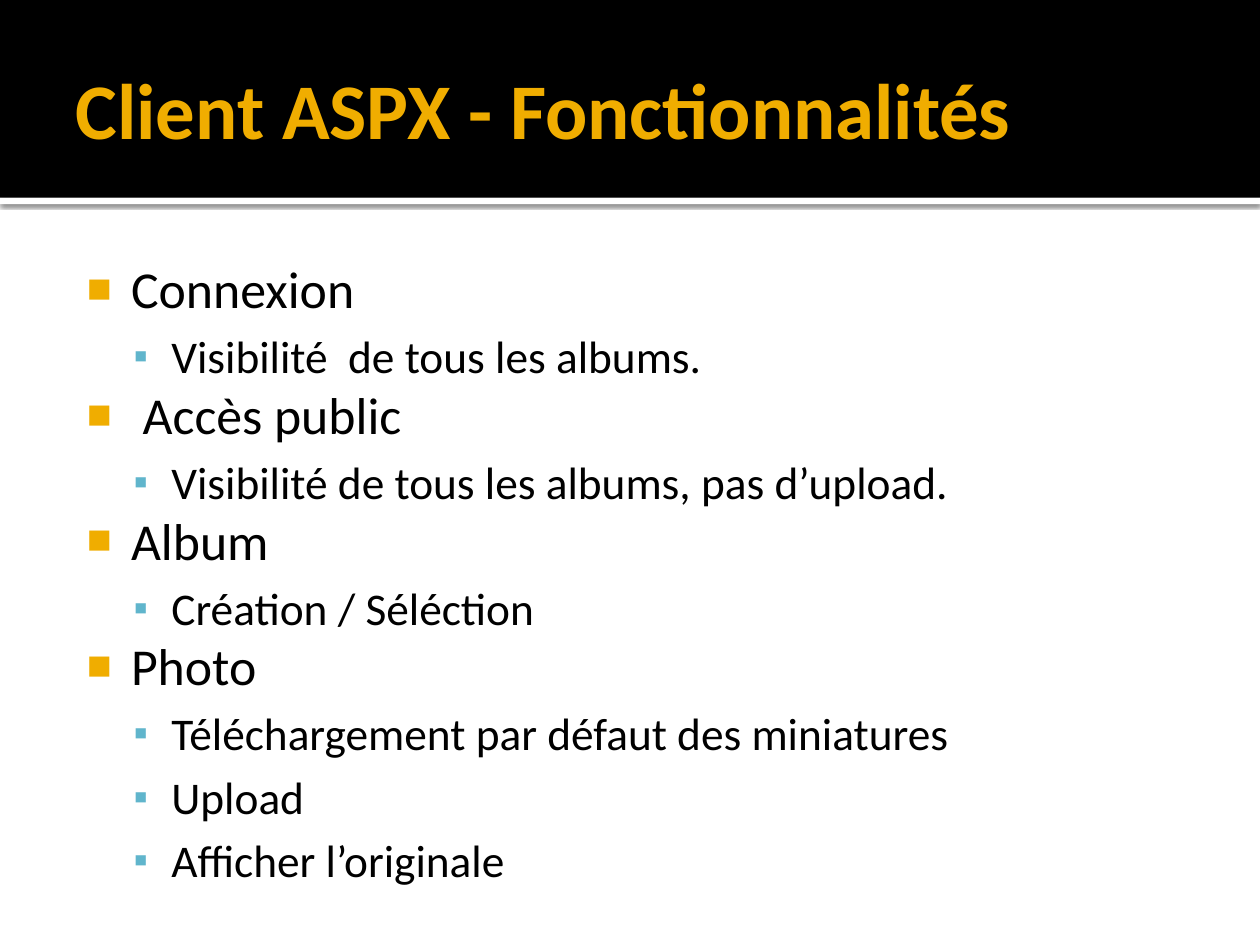
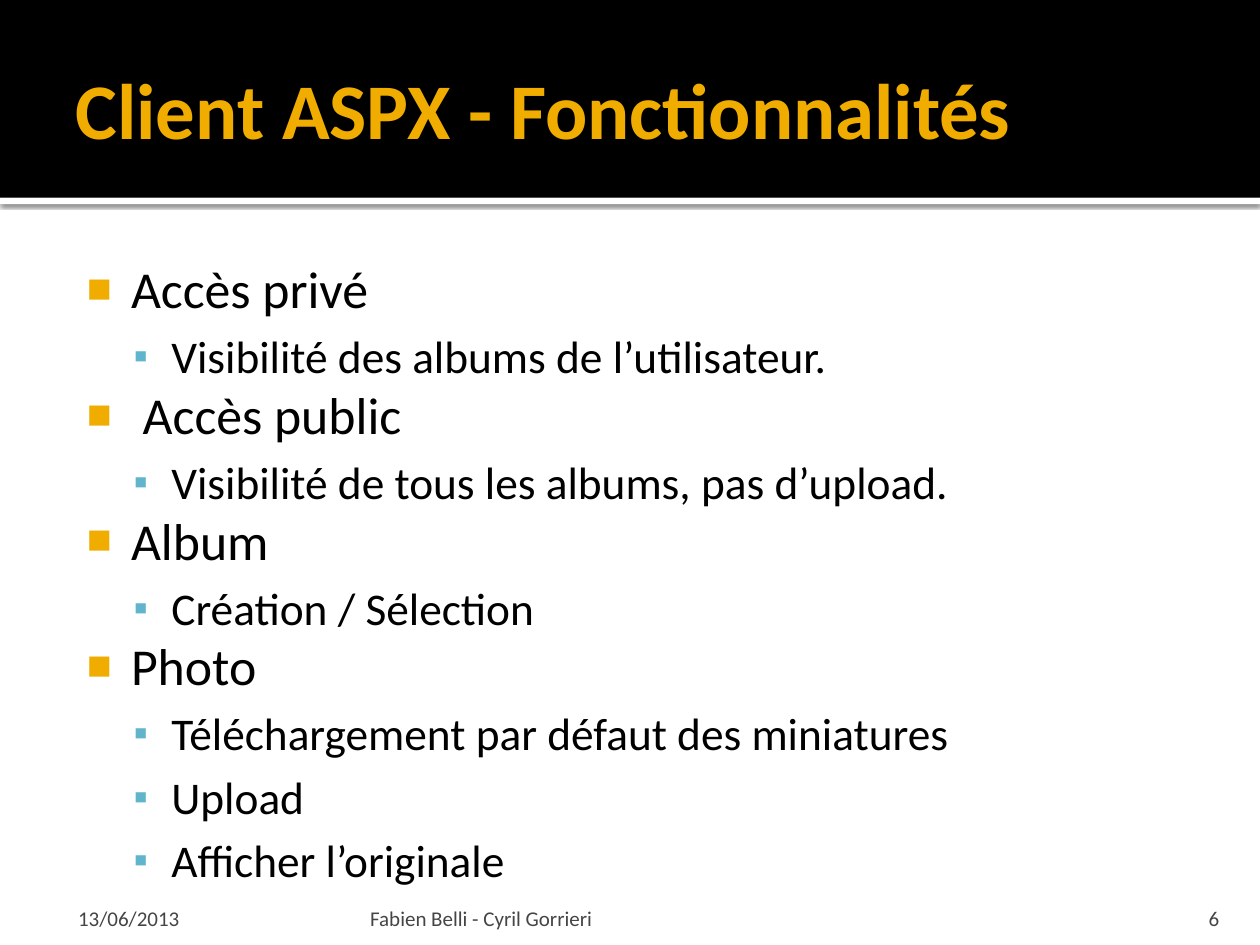
Before and after one commit to FabienInspiron/Polytech_Picasa_Like, a slide deck: slide 6 of MiniProjetComplet/Rapport/Presentation c#.pptx. Drawn at 1260x945 pixels with LibreOffice and Linux fonts; fonts in the diff are those of the drawing. Boxes give left, top, right and bottom in pixels: in the first picture for what was removed or moved away, otherwise in the second. Text is boxed around its words. In the diff, an @@ line names an element or a change of style, - is before the commit and + after.

```diff
--- a/MiniProjetComplet/Rapport/Presentation c#.pptx
+++ b/MiniProjetComplet/Rapport/Presentation c#.pptx
@@ text at [131,272,826,374]: text changed @@
-■ Connexion
-  ▪ Visibilité de tous les albums.
+■ Accès privé
+  ▪ Visibilité des albums de l’utilisateur.
@@ text at [171,593,534,626]: text changed @@
-  ▪ Création / Séléction
+  ▪ Création / Sélection
@@ text added at [78,911,179,927], 12 pt, text #454545 @@
+13/06/2013
@@ text added at [370,911,592,930], 12 pt, text #454545 @@
+Fabien Belli - Cyril Gorrieri
@@ page number added at [1209,912,1220,926], 12 pt, text #454545 @@
+6
```
Also in this commit, not shown: 7 other slides changed, 2 slides added, 2 slides removed, 3 other files.
